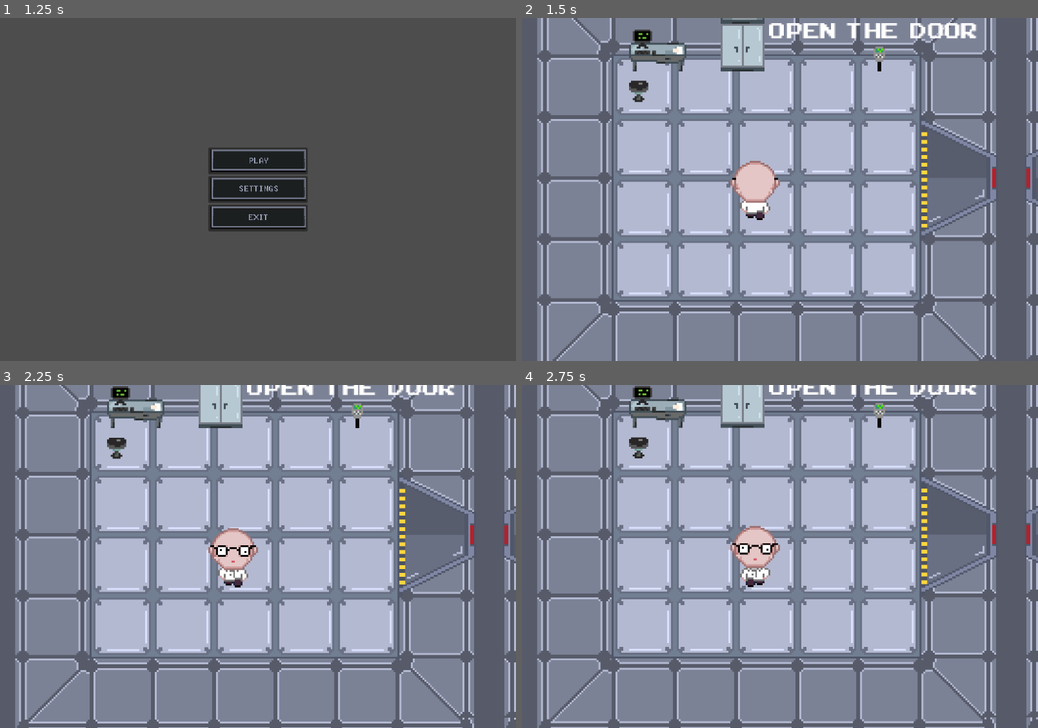
Above: before the commit, frames 1-4 (two rows, left to right).
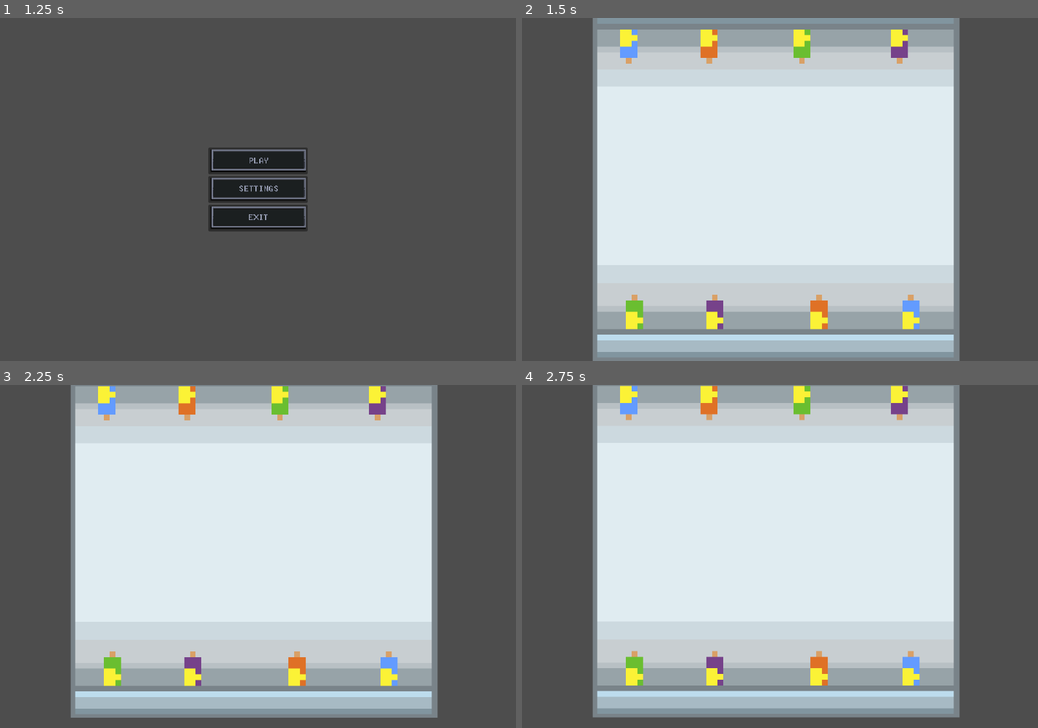
Above: after the commit, the same moments.

Repository: Pi-pol/Tachyon-race
Game: Godot game, scene res://Scenes/title.tscn
The game is run twice, just before and just after one commit, with the same random seed, the same clock (stepped at 60 frames per second) and the same inputs.
Inputs (mouse positions are in pixels of both pictures, inside the frame that each line leads up to):
- Up to frame 1 (1.25 s): tap Enter at 0.5 s; move the mouse to (371, 172) at 0.52 s; hold Right (ui_right) from 0.53 s (still down); tap K at 0.6 s; click (371, 172) at 0.67 s
- Up to frame 2 (1.5 s): release Right (ui_right) at 1.25 s; click (780, 162) at 1.25 s
- Up to frame 3 (2.25 s): tap Space at 2 s; move the mouse to (154, 573) at 2.02 s; hold Down (ui_down) from 2.03 s (still down); tap K at 2.1 s; click (154, 573) at 2.17 s
- Up to frame 4 (2.75 s): keep holding Down (ui_down)

Frame 1 is identical in both runs. In frame 2, 90% of the frame differs, in the area x 0-100%, y 0-100%; in frame 3, 91%; in frame 4, 91%.

Commit message:
wires updated

Diff:
--- a/Scenes/1stlevel.tscn
+++ b/Scenes/1stlevel.tscn
@@ -18,6 +18,7 @@
 [ext_resource type="AudioStream" uid="uid://bmmbw504m5ym0" path="res://Assets/SFX/door.wav" id="13_jtfjq"]
 [ext_resource type="PackedScene" uid="uid://bobhlkyxttsem" path="res://Scenes/item.tscn" id="13_l8ngd"]
 [ext_resource type="AudioStream" uid="uid://sdot0hbnwsdv" path="res://Assets/SFX/theme.wav" id="18_8dxdt"]
+[ext_resource type="PackedScene" uid="uid://oam176p0dnbq" path="res://Scenes/wires.tscn" id="19_tsrxe"]
 
 [sub_resource type="Shader" id="Shader_xmui1"]
 code = "shader_type canvas_item;
@@ -91,6 +92,7 @@
 script = ExtResource("1_px6b5")
 
 [node name="Pudelko" type="CharacterBody2D" parent="."]
+visible = false
 position = Vector2(281, 274)
 script = ExtResource("3_fsm57")
 
@@ -103,6 +105,7 @@
 shape = SubResource("RectangleShape2D_0cajd")
 
 [node name="jakiśKamień" type="StaticBody2D" parent="."]
+visible = false
 position = Vector2(450, 75)
 
 [node name="CollisionShape2D" type="CollisionShape2D" parent="jakiśKamień"]
@@ -122,6 +125,7 @@
 stream = ExtResource("5_pl653")
 
 [node name="TileMap" parent="." instance=ExtResource("7_fkt6h")]
+visible = false
 layer_0/tile_data = PackedInt32Array(65537, 0, 0, 65538, 0, 0, 65539, 0, 0, 65540, 0, 0, 65541, 0, 0, 131077, 0, 0, 131 …(2175 unchanged characters)…
 
 [node name="Furniture" type="TileMap" parent="TileMap"]
@@ -153,6 +157,7 @@
 stream = ExtResource("10_iyrer")
 
 [node name="DoorsTilemap" parent="." instance=ExtResource("8_k6orn")]
+visible = false
 layer_0/z_index = 1410065407
 layer_0/tile_data = PackedInt32Array(196614, 0, 1, 131079, 65536, 0, 196615, 65536, 1, 131080, 131072, 0, 196616, 131072, 1, 131078, 0, 0, 65543, 458752, 1, 262151, 458752, 1, 65542, 589824, 0, 262150, 589824, 0, 262152, 524288, 0, 65544, 524288, 0)
 script = ExtResource("9_qrhr4")
@@ -161,9 +166,11 @@
 stream = ExtResource("13_jtfjq")
 
 [node name="Text1Node2" type="Node2D" parent="."]
+visible = false
 position = Vector2(373, 169)
 
 [node name="Text1Node" type="Node2D" parent="."]
+visible = false
 position = Vector2(156, 52)
 
 [node name="Text 1" type="RichTextLabel" parent="Text1Node"]
@@ -175,17 +182,24 @@
 text = "Press   this   to   open   the   door"
 
 [node name="item" parent="." instance=ExtResource("13_l8ngd")]
+visible = false
 position = Vector2(492, 110)
 metadata/_edit_group_ = true
 
 [node name="item2" parent="." instance=ExtResource("13_l8ngd")]
+visible = false
 position = Vector2(626, 84)
 metadata/_edit_group_ = true
 
 [node name="AudioStreamPlayer2D" type="AudioStreamPlayer2D" parent="."]
+visible = false
 stream = ExtResource("18_8dxdt")
 autoplay = true
 attenuation = 0.0
+
+[node name="Wires" parent="." instance=ExtResource("19_tsrxe")]
+position = Vector2(117, 96)
+scale = Vector2(0.6, 0.6)
 
 [connection signal="door_button_pressed" from="ButtonGame" to="TileMap/Furniture" method="_on_button_game_door_button_pressed"]
 [connection signal="door_button_pressed" from="ButtonGame" to="DoorsTilemap" method="_on_button_game_door_button_pressed"]
--- /dev/null
+++ b/Scenes/wires.tscn
@@ -0,0 +1,12 @@
+[gd_scene load_steps=3 format=3 uid="uid://oam176p0dnbq"]
+
+[ext_resource type="Script" path="res://Scripts/wires.gd" id="1_5lula"]
+[ext_resource type="Texture2D" uid="uid://dphiepybej17n" path="res://Assets/cables.png" id="2_ucbcg"]
+
+[node name="Area2D" type="Area2D"]
+light_mask = 2
+visibility_layer = 2
+script = ExtResource("1_5lula")
+
+[node name="Sprite2D" type="Sprite2D" parent="."]
+texture = ExtResource("2_ucbcg")
--- a/Scripts/Player.gd
+++ b/Scripts/Player.gd
@@ -1,7 +1,7 @@
 extends CharacterBody2D
 
 const ACCELERATION = 2000
-const MAX_SPEED =300
+const MAX_SPEED = 300
 const FRICTION = 8000
 var inventory = ""
 
@@ -16,7 +16,7 @@
 		return
 	steps.append(position)
 	time -= delta
-	print(time)
+	#print(time)
 	var input_vector = Vector2.ZERO
 	input_vector = Input.get_vector("ui_left","ui_right","ui_up","ui_down")
 	input_vector = input_vector.normalized()
--- /dev/null
+++ b/Scripts/wires.gd
@@ -0,0 +1,52 @@
+extends Area2D
+
+
+# Called when the node enters the scene tree for the first time.
+var start
+@onready var cables = [
+	{
+		"staWrt": 0,
+		"end": 0,
+		"connected": false
+	},
+	{
+		"start": 0,
+		"end": 0,
+		"connected": false
+	},
+	{
+		"start": 0,
+		"end": 0,
+		"connected": false
+	},
+	{
+		"start": 0,
+		"end": 0,
+		"connected": false
+	},
+]
+func _ready():
+	 # Replace with function body.
+	pass
+
+
+# Called every frame. 'delta' is the elapsed time since the previous frame.
+func _process(delta):
+	pass
+
+func _input(event):
+	if event is InputEventMouseButton and event.is_pressed():
+		if (position.y - event.position.y) < 32 and (position.y - event.position.y) > -16:
+			if ((position.x - event.position.x) < -99 and (position.x - event.position.x) > -140):
+				print(1)
+			if ((position.x - event.position.x) < -261 and (position.x - event.position.x) > -310):
+				print(2)
+			if ((position.x - event.position.x) < -445 and (position.x - event.position.x) > -510):
+				print(3)
+			if ((position.x - event.position.x) < -630 and (position.x - event.position.x) > -700):
+				print(4)
+
+		elif (position.y - event.position.y) < -460 and (position.y - event.position.y) > -510:
+			pass
+
+		print(position.x - event.position.x)
Not shown, added: Assets/cables.png.import
Not shown: 1 places in Scenes/1stlevel.tscn that only renumber resources
